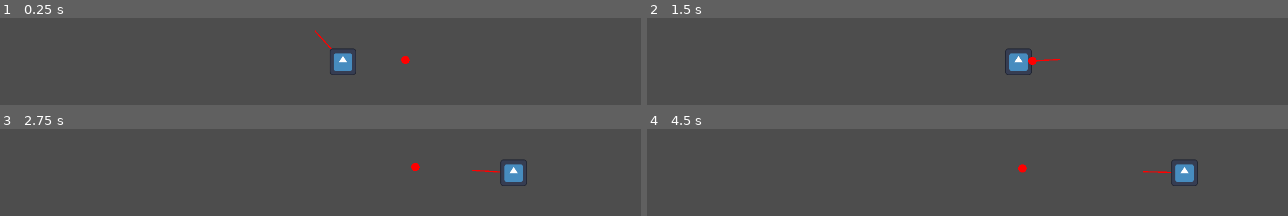
Above: before the commit, frames 1-4 (two rows, left to right).
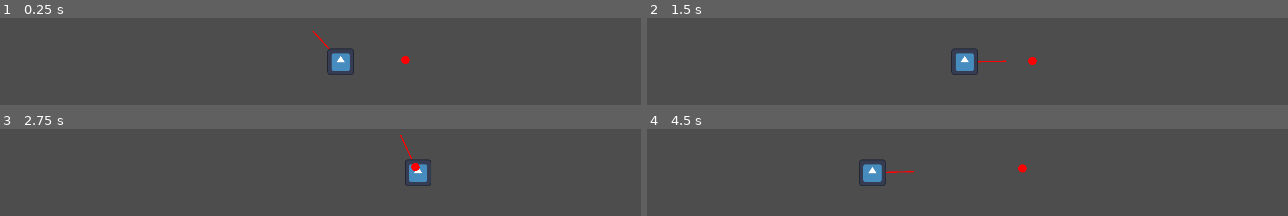
Above: after the commit, the same moments.

Repository: leogeier/ggj24-lasercats
Game: Godot game, scene res://main.tscn
The game is run twice, just before and just after one commit, with the same random seed, the same clock (stepped at 60 frames per second) and the same inputs. The engine's default icon, where the game draws it, is replaced by a stand-in: a white triangle on a blue panel in a dark square.
Inputs (mouse positions are in pixels of both pictures, inside the frame that each line leads up to):
- Up to frame 1 (0.25 s): no input
- Up to frame 2 (1.5 s): tap Enter at 0.5 s; move the mouse to (outside the picture) at 0.52 s; move the mouse to (outside the picture) at 1.27 s
- Up to frame 3 (2.75 s): move the mouse to (outside the picture) at 2.02 s
- Up to frame 4 (4.5 s): move the mouse to (outside the picture) at 2.77 s; tap Space at 3.5 s; move the mouse to (outside the picture) at 3.52 s; move the mouse to (outside the picture) at 4.27 s

The runs differ from the first frame. In frame 1, 0.5% of the frame differs, in the area x 48-56%, y 13-66%; in frame 2, 1.7%; in frame 3, 1.7%; in frame 4, 1.9%, in the area x 33-86%, y 34-66%.

Commit message:
cat air control and no auto jump

Diff:
--- a/game/scenes/cat/cat.gd
+++ b/game/scenes/cat/cat.gd
@@ -4,7 +4,9 @@
 @export var jump_force = 6000
 @export var jump_flick_threshold = 100
 @export var just_landed_slowdown = 0.5
-@export var horizontal_deadzone = 5
+@export var air_slowdown = 1.0
+@export var horizontal_deadzone = 30
+@export var jump_body_impulse_strength = 10000
 
 var last_laser_pointer_position = Vector2.ZERO
 var laser_pointer
@@ -41,28 +43,35 @@
 	var relative_laser_pos = last_laser_pointer_position - position
 	var laser_dir = relative_laser_pos.normalized()
 
-	var force = Vector2.ZERO
-	print(relative_laser_pos.x)
-	if is_on_ground() and abs(relative_laser_pos.x) > horizontal_deadzone:
+	if abs(relative_laser_pos.x) > horizontal_deadzone:
+		var _air_slowdown = 1.0 if is_on_ground() else air_slowdown
 		var horizontal_slowdown = 1.0 if is_jump_cooldown_complete() else just_landed_slowdown
-		force.x = laser_dir.x * horizontal_forward_force * horizontal_slowdown
-	state.apply_central_force(force)
+		var force = Vector2.ZERO
+		force.x = laser_dir.x * horizontal_forward_force * horizontal_slowdown * _air_slowdown
+		state.apply_central_force(force)
+	elif is_on_ground():
+		linear_velocity *= 0.9
 
 	if is_on_ground() and is_jump_cooldown_complete():
 		var should_jump = false
 		var jump_vector
 
-		if not is_laser_close() and laser_dir.y < -0.8:
-			#print("here", impulse_cooldown)
-			should_jump = true
-			jump_vector = laser_dir * jump_force * Vector2(0.5, 1)
-		elif is_laser_close() and laser_pointer.velocity > jump_flick_threshold:
+		#if not is_laser_close() and laser_dir.y < -0.8:
+			##print("here", impulse_cooldown)
+			#should_jump = true
+			#jump_vector = laser_dir * jump_force * Vector2(0.5, 1)
+		if is_laser_close() and laser_pointer.velocity > jump_flick_threshold:
 			should_jump = true
 			jump_vector = laser_dir * jump_force
 
 		if should_jump:
 			state.apply_central_impulse(jump_vector)
 			start_impulse_cooldown()
+			for body in %GroundCheck.get_overlapping_bodies():
+				if body is RigidBody2D:
+					var impulse_pos = body.to_local(%GroundCheck.global_position)
+					print(impulse_pos)
+					body.apply_impulse(Vector2.DOWN * jump_body_impulse_strength, impulse_pos)
 
 var was_on_ground = true
 func _physics_process(_delta):
